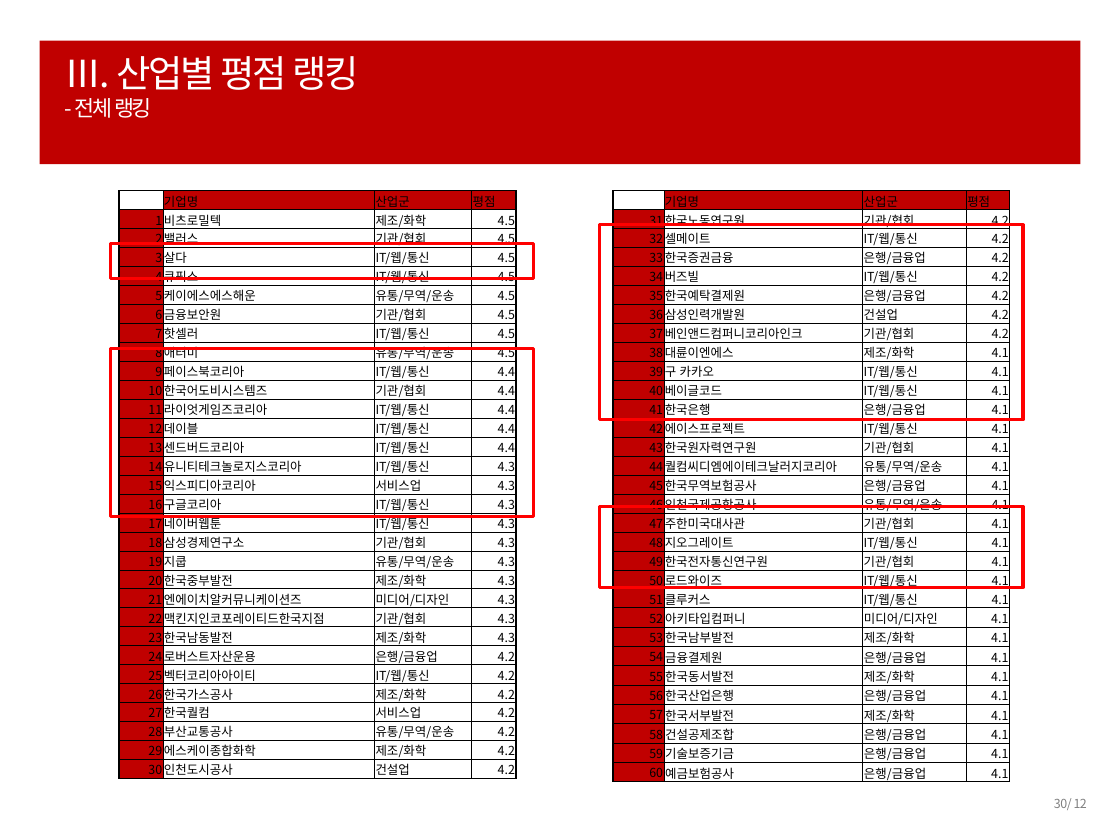
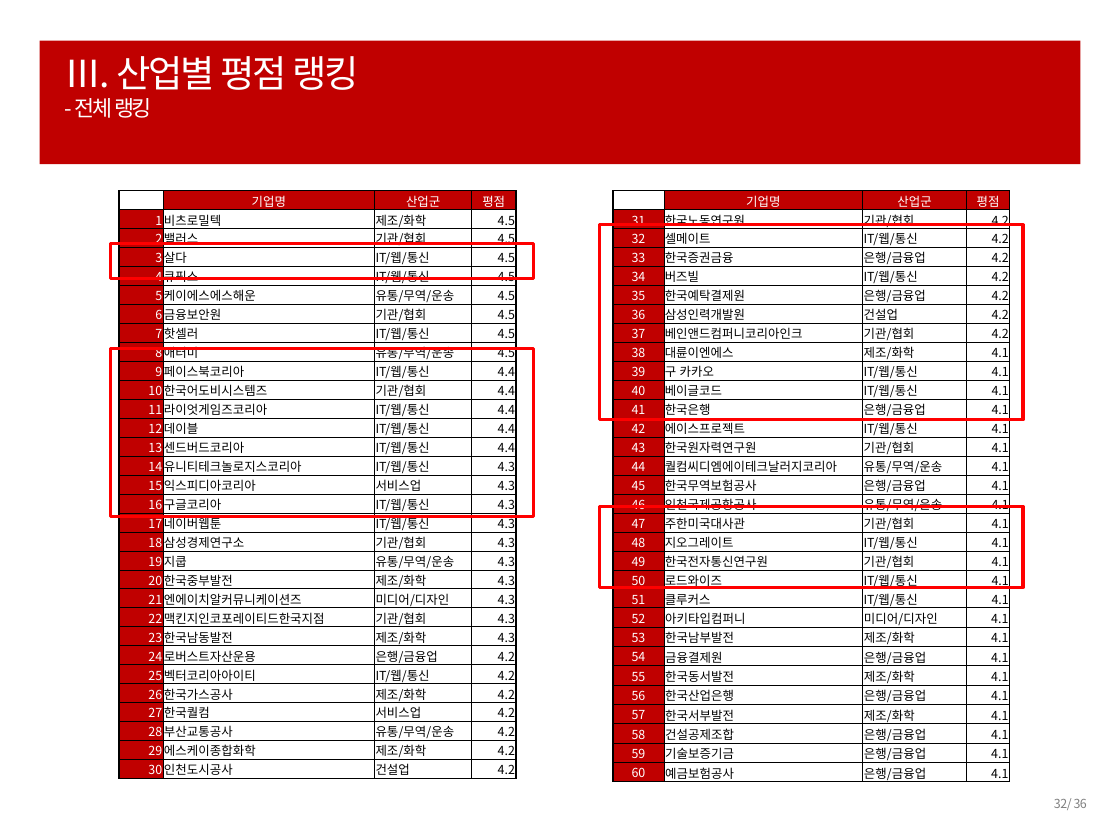
Before and after one commit to ParkHwan/R-studio, a slide deck: slide 32 of project/최종 발표자료.pptx (slide 30 before the commit). Drawn at 1120x840 pixels with LibreOffice and Linux fonts; fonts in the diff are those of the drawing. Boxes give left, top, right and bottom in pixels: in the first picture for what was removed or moved away, otherwise in the second. Text is boxed around its words. In the diff, an @@ line names an element or a change of style, - is before the commit and + after.

Commit message:
0418

```diff
--- a/project/최종 발표자료.pptx
+++ b/project/최종 발표자료.pptx
@@ table at (119, 190, 515, 779) @@
@@ font Noto Sans CJK KR to Noto Sans CJK JP @@
@@ text colour #000000 to #FFFFFF in "기업명", "산업군", "평점", "1" and 29 more places @@
@@ alignment left to centre @@
@@ table at (613, 190, 1011, 786) @@
@@ font Noto Sans CJK KR to Noto Sans CJK JP @@
@@ text colour #000000 to #FFFFFF in "기업명", "산업군", "평점", "31" and 29 more places @@
@@ alignment left to centre @@
@@ alignment right to centre @@
@@ page number at (1054, 798, 1087, 810): text changed @@
-30/ 12
+32/ 36
```
Also in this commit, not shown: 32 other slides changed, 2 slides added.
